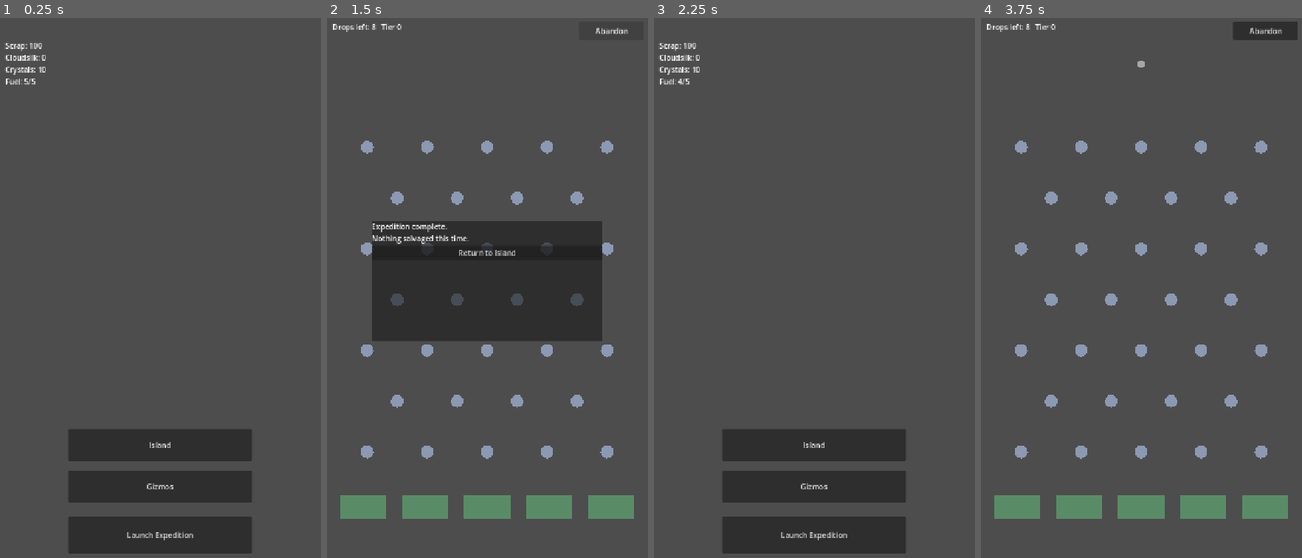
Above: before the commit, frames 1-4 (left to right).
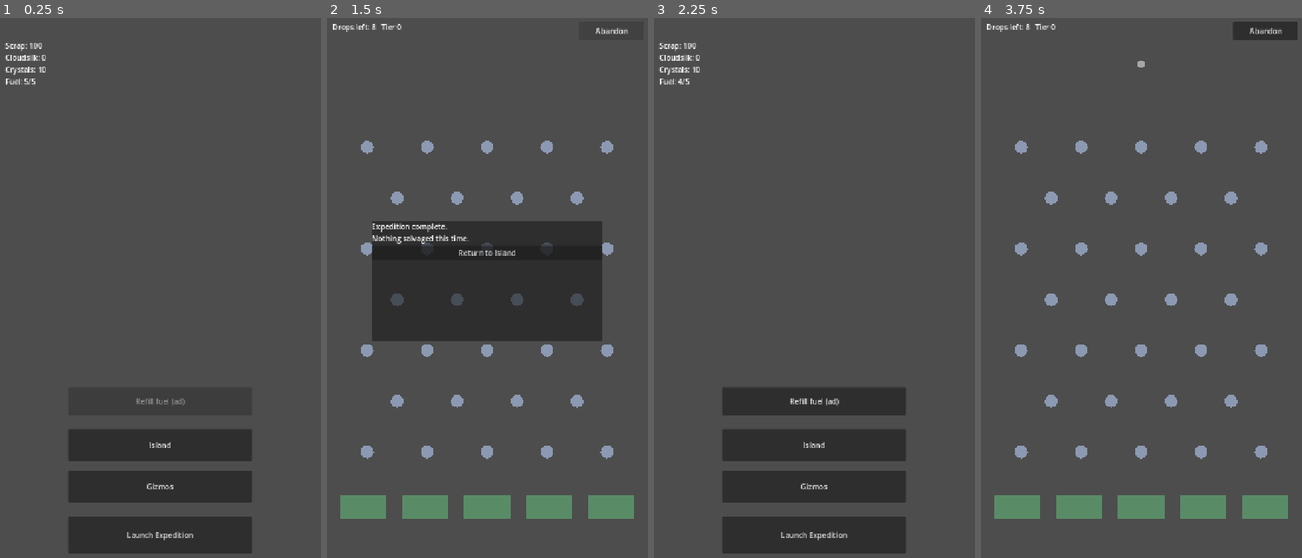
Above: after the commit, the same moments.

Repository: Graydyn/windfall-isle
Game: Godot game, scene res://game/main.tscn
The game is run twice, just before and just after one commit, with the same random seed, the same clock (stepped at 60 frames per second) and the same inputs.
Inputs (mouse positions are in pixels of both pictures, inside the frame that each line leads up to):
- Up to frame 1 (0.25 s): no input
- Up to frame 2 (1.5 s): click "Launch Expedition" at 0.5 s; click "Abandon" at 1.25 s
- Up to frame 3 (2.25 s): click "Return to Island" at 2 s
- Up to frame 4 (3.75 s): click (1141, 401) at 2.75 s, where only the run after the commit has a clickable "Refill fuel (ad)"; click "Launch Expedition" at 3.5 s

The runs differ from the first frame. In frame 1, less than 0.1% of the frame differs, in the area x 42-58%, y 70-72%; in frame 2, nothing differs; in frame 3, 2.8%, in the area x 21-79%, y 68-74%; in frame 4, nothing differs.

Commit message:
feat: wire fuel-refill and payout-double rewarded-ad placements
Co-Authored-By: Claude Fable 5 <noreply@anthropic.com>

Diff:
--- a/game/main.gd
+++ b/game/main.gd
@@ -12,6 +12,7 @@
 	launch_button.pressed.connect(_on_launch_pressed)
 	$GizmosButton.pressed.connect(_on_gizmos_pressed)
 	$IslandButton.pressed.connect(_on_island_pressed)
+	$RefillButton.pressed.connect(_on_refill_pressed)
 	$RefreshTimer.timeout.connect(_refresh)
 	_refresh()
 
@@ -30,6 +31,9 @@
 		FuelModel.current(fuel, now),
 		int(fuel["cap"]),
 	]
+	$RefillButton.visible = Ads.service.is_available(AdService.Placement.FUEL_REFILL)
+	$RefillButton.disabled = FuelModel.current(fuel, now) >= int(fuel["cap"]) \
+		or not AdLimits.can_use(GameState.data, "fuel_refill", _refill_limit(), now)
 	launch_button.disabled = FuelModel.current(fuel, now) < int(DataDefs.run.get("fuel_cost", 1))
 
 
@@ -48,3 +52,30 @@
 
 func _on_island_pressed() -> void:
 	get_tree().change_scene_to_file("res://game/base/island_screen.tscn")
+
+
+func _on_refill_pressed() -> void:
+	var now := TimeUtil.now()
+	if not Ads.service.is_available(AdService.Placement.FUEL_REFILL):
+		return
+	if not AdLimits.can_use(GameState.data, "fuel_refill", _refill_limit(), now):
+		return
+	if FuelModel.current(GameState.data["fuel"], now) >= int(GameState.data["fuel"]["cap"]):
+		return
+	Ads.service.request_reward(AdService.Placement.FUEL_REFILL, _grant_fuel_refill)
+
+
+func _grant_fuel_refill() -> void:
+	# The limit is consumed at GRANT time so a dismissed real ad costs nothing.
+	var now := TimeUtil.now()
+	if not AdLimits.use(GameState.data, "fuel_refill", _refill_limit(), now):
+		return
+	var fuel: Dictionary = GameState.data["fuel"]
+	FuelModel.materialize(fuel, now)
+	fuel["amount"] = int(fuel["cap"])
+	GameState.save_game()
+	_refresh()
+
+
+func _refill_limit() -> int:
+	return int((DataDefs.retention.get("ads", {}) as Dictionary).get("fuel_refills_per_day", 2))
--- a/game/main.tscn
+++ b/game/main.tscn
@@ -35,6 +35,13 @@
 offset_bottom = 1050.0
 text = "Gizmos"
 
+[node name="RefillButton" type="Button" parent="."]
+offset_left = 160.0
+offset_top = 800.0
+offset_right = 560.0
+offset_bottom = 860.0
+text = "Refill fuel (ad)"
+
 [node name="RefreshTimer" type="Timer" parent="."]
 wait_time = 1.0
 autostart = true
--- a/game/run/salvage_run.gd
+++ b/game/run/salvage_run.gd
@@ -9,6 +9,7 @@
 var model: RunModel
 var pod_defs: Dictionary
 var _next_barge_multiplier := 1.0
+var _payout_doubled := false
 
 @onready var board: Skyfield = $Skyfield
 @onready var controller: DropController = $DropController
@@ -35,6 +36,7 @@
 	model.run_over.connect(_on_run_over)
 	$UI/AbandonButton.pressed.connect(_on_abandon_pressed)
 	$UI/Results/VBox/ReturnButton.pressed.connect(_on_return_pressed)
+	$UI/Results/VBox/DoubleButton.pressed.connect(_on_double_pressed)
 	_refresh_hud()
 
 
@@ -94,6 +96,9 @@
 		pod.queue_free()
 	GameState.save_game()
 	$UI/Results/VBox/Summary.text = _summary_text()
+	$UI/Results/VBox/DoubleButton.visible = Ads.service.is_available(AdService.Placement.PAYOUT_DOUBLE) \
+		and not model.loot.is_empty()
+	$UI/Results/VBox/DoubleButton.disabled = false
 	$UI/Results.visible = true
 
 
@@ -175,3 +180,22 @@
 	_start_watchdog(clone)
 	_refresh_hud()
 	return true
+
+
+func _on_double_pressed() -> void:
+	if _payout_doubled or not Ads.service.is_available(AdService.Placement.PAYOUT_DOUBLE):
+		return
+	Ads.service.request_reward(AdService.Placement.PAYOUT_DOUBLE, _grant_payout_double)
+
+
+func _grant_payout_double() -> void:
+	# Once per run (spec 6 placement 3), credited straight to the economy;
+	# model.loot stays the true single-run tally.
+	if _payout_doubled:
+		return
+	_payout_doubled = true
+	for currency in model.loot:
+		Economy.add(currency, int(model.loot[currency]))
+	GameState.save_game()
+	$UI/Results/VBox/Summary.text = _summary_text() + "\nPayout doubled!"
+	$UI/Results/VBox/DoubleButton.disabled = true
--- a/game/run/salvage_run.tscn
+++ b/game/run/salvage_run.tscn
@@ -39,5 +39,8 @@
 [node name="Summary" type="Label" parent="UI/Results/VBox"]
 text = "Expedition complete"
 
+[node name="DoubleButton" type="Button" parent="UI/Results/VBox"]
+text = "Double payout (ad)"
+
 [node name="ReturnButton" type="Button" parent="UI/Results/VBox"]
 text = "Return to Island"
--- a/tests/test_main_boot.gd
+++ b/tests/test_main_boot.gd
@@ -1,11 +1,13 @@
 extends GutTest
 
 const MainScene := preload("res://game/main.tscn")
+const TEST_SAVE := "user://test_main_boot.json"
 
 var main
 
 
 func before_each() -> void:
+	GameState._io = SaveIO.new(TEST_SAVE)
 	GameState.data = SaveSchema.default_data(DataDefs.economy)
 	GameState.data["created_at"] = 1000
 	GameState.data["fuel"]["updated_at"] = 1000
@@ -13,7 +15,12 @@
 	await wait_physics_frames(1)
 
 func after_all() -> void:
-	GameState.load_game(DataDefs.economy, TimeUtil.now(), DataDefs.gizmos)
+	var dir := DirAccess.open("user://")
+	for f in ["test_main_boot.json", "test_main_boot.json.tmp", "test_main_boot.json.bak"]:
+		if dir.file_exists(f):
+			dir.remove(f)
+	GameState._io = SaveIO.new()
+	GameState.load_game(DataDefs.economy, TimeUtil.now(), DataDefs.gizmos, DataDefs.buildings)
 
 
 func test_main_scene_boots_and_shows_balances() -> void:
@@ -35,3 +42,30 @@
 
 func test_island_button_exists() -> void:
 	assert_not_null(main.get_node_or_null("IslandButton"))
+
+func test_refill_button_visible_with_grant_service() -> void:
+	assert_true(main.get_node("RefillButton").visible,
+		"GrantAdService makes every placement available")
+
+func test_refill_button_disabled_at_full_tank() -> void:
+	main._refresh()
+	assert_true(main.get_node("RefillButton").disabled, "tank starts full")
+
+func test_refill_grants_full_tank_and_counts_the_use() -> void:
+	GameState.data["fuel"]["amount"] = 0
+	GameState.data["fuel"]["updated_at"] = TimeUtil.now()
+	main._on_refill_pressed()
+	assert_eq(FuelModel.current(GameState.data["fuel"], TimeUtil.now()), int(GameState.data["fuel"]["cap"]))
+	assert_eq(AdLimits.used(GameState.data, "fuel_refill", TimeUtil.now()), 1)
+
+func test_refill_stops_at_the_daily_limit() -> void:
+	var limit := int((DataDefs.retention["ads"] as Dictionary)["fuel_refills_per_day"])
+	for i in limit:
+		GameState.data["fuel"]["amount"] = 0
+		GameState.data["fuel"]["updated_at"] = TimeUtil.now()
+		main._on_refill_pressed()
+	GameState.data["fuel"]["amount"] = 0
+	GameState.data["fuel"]["updated_at"] = TimeUtil.now()
+	main._on_refill_pressed()
+	assert_eq(FuelModel.current(GameState.data["fuel"], TimeUtil.now()), 0,
+		"spec 6: fuel refills are limited per day")
--- a/tests/test_salvage_run.gd
+++ b/tests/test_salvage_run.gd
@@ -187,3 +187,29 @@
 func test_scene_reads_quota_tiers_from_region_data() -> void:
 	assert_false(scene.model.tiers.is_empty(),
 		"region_1 quota tiers must reach the run model")
+
+func test_double_payout_credits_loot_again_exactly_once() -> void:
+	scene.model = RunModel.new({"drops_per_run": 1, "max_active_pods": 4})
+	scene.model.run_over.connect(scene._on_run_over)
+	scene._on_drop_requested(360.0)
+	var pod: Node = get_tree().get_nodes_in_group("pods")[0]
+	var scrap_before := Economy.balance("scrap")
+	scene._on_pod_caught(pod, {"scrap": 9})
+	assert_eq(Economy.balance("scrap"), scrap_before + 9)
+	assert_true(scene.get_node("UI/Results/VBox/DoubleButton").visible)
+	scene._on_double_pressed()
+	assert_eq(Economy.balance("scrap"), scrap_before + 18, "double credits the run loot once more")
+	scene._on_double_pressed()
+	assert_eq(Economy.balance("scrap"), scrap_before + 18, "double is once per run")
+	assert_true(scene.get_node("UI/Results/VBox/DoubleButton").disabled)
+
+func test_double_button_hidden_when_nothing_was_salvaged() -> void:
+	scene.model = RunModel.new({"drops_per_run": 1, "max_active_pods": 4})
+	scene.model.run_over.connect(scene._on_run_over)
+	scene._on_drop_requested(360.0)
+	var pod: Node = get_tree().get_nodes_in_group("pods")[0]
+	pod.set_meta("value_mult", 0.0)
+	scene._on_pod_caught(pod, {"scrap": 1})
+	assert_true(scene.get_node("UI/Results").visible)
+	assert_false(scene.get_node("UI/Results/VBox/DoubleButton").visible,
+		"nothing to double")
